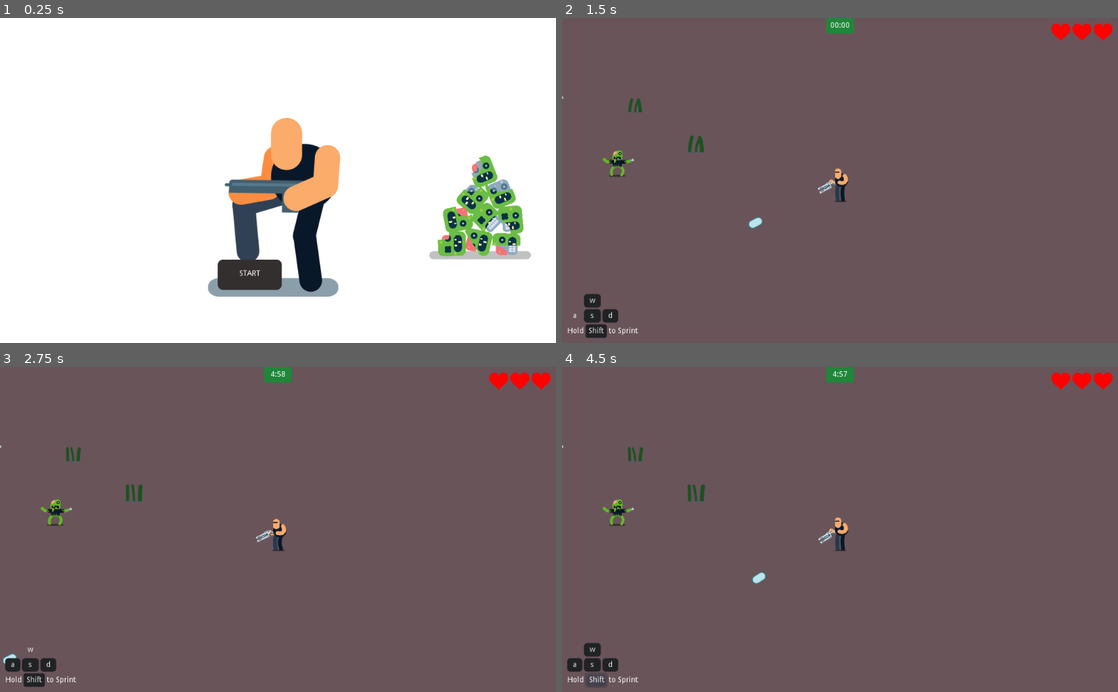
Above: before the commit, frames 1-4 (two rows, left to right).
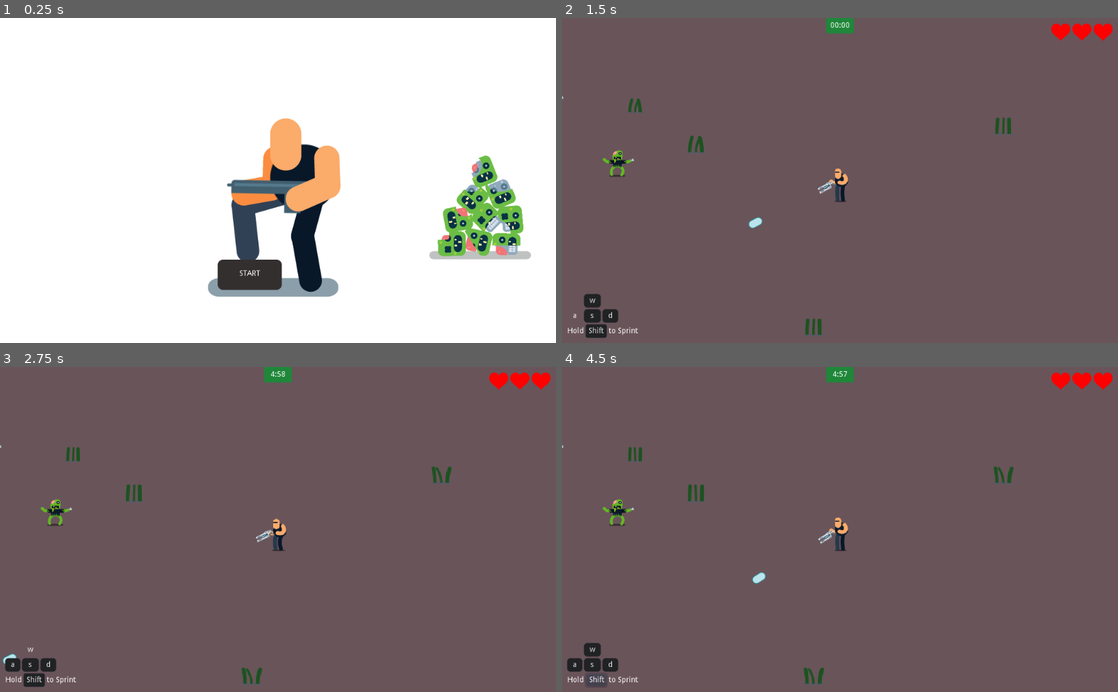
Above: after the commit, the same moments.

Repository: zaksnet/GameDev.tv-Jam
Game: Godot game, scene res://Game.tscn
Two runs of this game, one before a commit and one after it. Both use one fixed random seed, a clock stepped at 60 frames per second and the inputs below. Sound files missing from this copy of the repository are replaced by a short silence.
Inputs:
- Up to frame 1 (0.25 s): no input
- Up to frame 2 (1.5 s): click "START" at 0.5 s; click "a" at 1.25 s
- Up to frame 3 (2.75 s): click "w" at 2 s
- Up to frame 4 (4.5 s): click "s" at 2.75 s; click "d" at 3.5 s; click "Shift" at 4.25 s

The runs differ from the first frame. In frame 1, 0.8% of the frame differs, in the area x 40-62%, y 30-84%; in frame 2, 0.2%; in frame 3, 0.3%; in frame 4, 0.3%.

Commit message:
Added blood splat!

Diff:
--- a/Game.tscn
+++ b/Game.tscn
@@ -43,14 +43,6 @@
 [ext_resource path="res://Assets/MenuScreen/Character/Character_00004.png" type="Texture" id=41]
 [ext_resource path="res://Game.gd" type="Script" id=42]
 
-[sub_resource type="SpriteFrames" id=1]
-animations = [ {
-"frames": [ ExtResource( 9 ), ExtResource( 37 ), ExtResource( 26 ), ExtResource( 17 ), ExtResource( 41 ), ExtResource( 12 ), ExtResource( 14 ), ExtResource( 8 ), ExtResource( 15 ), ExtResource( 16 ), ExtResource( 31 ), ExtResource( 13 ), ExtResource( 36 ), ExtResource( 25 ), ExtResource( 20 ), ExtResource( 4 ), ExtResource( 28 ), ExtResource( 34 ), ExtResource( 27 ), ExtResource( 7 ), ExtResource( 3 ), ExtResource( 10 ), ExtResource( 19 ), ExtResource( 35 ), ExtResource( 2 ), ExtResource( 5 ), ExtResource( 1 ), ExtResource( 6 ), ExtResource( 11 ), ExtResource( 39 ) ],
-"loop": true,
-"name": "default",
-"speed": 25.0
-} ]
-
 [sub_resource type="StyleBoxEmpty" id=2]
 
 [sub_resource type="StyleBoxEmpty" id=3]
@@ -60,6 +52,14 @@
 [sub_resource type="StyleBoxEmpty" id=5]
 
 [sub_resource type="StyleBoxEmpty" id=6]
+
+[sub_resource type="SpriteFrames" id=1]
+animations = [ {
+"frames": [ ExtResource( 9 ), ExtResource( 37 ), ExtResource( 26 ), ExtResource( 17 ), ExtResource( 41 ), ExtResource( 12 ), ExtResource( 14 ), ExtResource( 8 ), ExtResource( 15 ), ExtResource( 16 ), ExtResource( 31 ), ExtResource( 13 ), ExtResource( 36 ), ExtResource( 25 ), ExtResource( 20 ), ExtResource( 4 ), ExtResource( 28 ), ExtResource( 34 ), ExtResource( 27 ), ExtResource( 7 ), ExtResource( 3 ), ExtResource( 10 ), ExtResource( 19 ), ExtResource( 35 ), ExtResource( 2 ), ExtResource( 5 ), ExtResource( 1 ), ExtResource( 6 ), ExtResource( 11 ), ExtResource( 39 ) ],
+"loop": true,
+"name": "default",
+"speed": 25.0
+} ]
 
 [sub_resource type="StyleBoxFlat" id=7]
 bg_color = Color( 0.537255, 0.545098, 0.54902, 0.537255 )
@@ -76,16 +76,6 @@
 anchor_bottom = 1.0
 __meta__ = {
 "_edit_use_anchors_": false
-}
-
-[node name="AnimatedSprite" type="AnimatedSprite" parent="."]
-position = Vector2( 519.992, 303.186 )
-frames = SubResource( 1 )
-frame = 29
-playing = true
-__meta__ = {
-"_edit_group_": true,
-"_edit_lock_": true
 }
 
 [node name="CanvasLayer" type="CanvasLayer" parent="."]
@@ -130,7 +120,19 @@
 [node name="MusicLoop" type="AudioStreamPlayer" parent="."]
 stream = ExtResource( 38 )
 
-[node name="Panel" type="Panel" parent="."]
+[node name="Node2D" type="Node2D" parent="."]
+
+[node name="AnimatedSprite" type="AnimatedSprite" parent="Node2D"]
+position = Vector2( 519.992, 303.186 )
+frames = SubResource( 1 )
+frame = 4
+playing = true
+__meta__ = {
+"_edit_group_": true,
+"_edit_lock_": true
+}
+
+[node name="Panel" type="Panel" parent="Node2D"]
 margin_left = 790.772
 margin_top = 430.711
 margin_right = 977.772
@@ -140,49 +142,49 @@
 "_edit_use_anchors_": false
 }
 
-[node name="Heads" type="Node2D" parent="."]
+[node name="Heads" type="Node2D" parent="Node2D"]
 position = Vector2( 888.42, 283.887 )
 rotation = -0.385999
 scale = Vector2( 0.385004, 0.385004 )
 
-[node name="Asset 43" type="Sprite" parent="Heads"]
+[node name="Asset 43" type="Sprite" parent="Node2D/Heads"]
 texture = ExtResource( 24 )
 
-[node name="Asset 44" type="Sprite" parent="Heads"]
+[node name="Asset 44" type="Sprite" parent="Node2D/Heads"]
 position = Vector2( 43.0967, 126.621 )
 texture = ExtResource( 22 )
 
-[node name="Asset 45" type="Sprite" parent="Heads"]
+[node name="Asset 45" type="Sprite" parent="Node2D/Heads"]
 position = Vector2( -90.7943, 98.954 )
 rotation = 1.11901
 texture = ExtResource( 33 )
 
-[node name="Asset 46" type="Sprite" parent="Heads"]
+[node name="Asset 46" type="Sprite" parent="Node2D/Heads"]
 position = Vector2( 38.3046, 264.955 )
 rotation = 0.298725
 texture = ExtResource( 30 )
 
-[node name="Asset 47" type="Sprite" parent="Heads"]
+[node name="Asset 47" type="Sprite" parent="Node2D/Heads"]
 position = Vector2( -62.8311, 215.528 )
 rotation = -0.397956
 texture = ExtResource( 32 )
 
-[node name="Asset 48" type="Sprite" parent="Heads"]
+[node name="Asset 48" type="Sprite" parent="Node2D/Heads"]
 position = Vector2( -193.682, 164.065 )
 rotation = 1.76807
 texture = ExtResource( 18 )
 
-[node name="Asset 49" type="Sprite" parent="Heads"]
+[node name="Asset 49" type="Sprite" parent="Node2D/Heads"]
 position = Vector2( -25.676, 367.014 )
 rotation = -1.16943
 texture = ExtResource( 29 )
 
-[node name="Asset 50" type="Sprite" parent="Heads"]
+[node name="Asset 50" type="Sprite" parent="Node2D/Heads"]
 position = Vector2( -149.751, 302.38 )
 rotation = -0.963921
 texture = ExtResource( 23 )
 
-[node name="Asset 51" type="Sprite" parent="Heads"]
+[node name="Asset 51" type="Sprite" parent="Node2D/Heads"]
 position = Vector2( -265.212, 265.252 )
 rotation = -1.20264
 texture = ExtResource( 21 )
--- /dev/null
+++ b/Grass/Grass.tscn
@@ -0,0 +1,47 @@
+[gd_scene load_steps=32 format=2]
+
+[ext_resource path="res://Assets/Grass/Grass/Grass_00022.png" type="Texture" id=1]
+[ext_resource path="res://Assets/Grass/Grass/Grass_00026.png" type="Texture" id=2]
+[ext_resource path="res://Assets/Grass/Grass/Grass_00014.png" type="Texture" id=3]
+[ext_resource path="res://Assets/Grass/Grass/Grass_00000.png" type="Texture" id=4]
+[ext_resource path="res://Assets/Grass/Grass/Grass_00025.png" type="Texture" id=5]
+[ext_resource path="res://Assets/Grass/Grass/Grass_00023.png" type="Texture" id=6]
+[ext_resource path="res://Assets/Grass/Grass/Grass_00028.png" type="Texture" id=7]
+[ext_resource path="res://Assets/Grass/Grass/Grass_00024.png" type="Texture" id=8]
+[ext_resource path="res://Assets/Grass/Grass/Grass_00021.png" type="Texture" id=9]
+[ext_resource path="res://Assets/Grass/Grass/Grass_00027.png" type="Texture" id=10]
+[ext_resource path="res://Assets/Grass/Grass/Grass_00020.png" type="Texture" id=11]
+[ext_resource path="res://Assets/Grass/Grass/Grass_00029.png" type="Texture" id=12]
+[ext_resource path="res://Assets/Grass/Grass/Grass_00004.png" type="Texture" id=13]
+[ext_resource path="res://Assets/Grass/Grass/Grass_00001.png" type="Texture" id=14]
+[ext_resource path="res://Assets/Grass/Grass/Grass_00012.png" type="Texture" id=15]
+[ext_resource path="res://Assets/Grass/Grass/Grass_00010.png" type="Texture" id=16]
+[ext_resource path="res://Assets/Grass/Grass/Grass_00013.png" type="Texture" id=17]
+[ext_resource path="res://Assets/Grass/Grass/Grass_00003.png" type="Texture" id=18]
+[ext_resource path="res://Assets/Grass/Grass/Grass_00017.png" type="Texture" id=19]
+[ext_resource path="res://Assets/Grass/Grass/Grass_00019.png" type="Texture" id=20]
+[ext_resource path="res://Assets/Grass/Grass/Grass_00008.png" type="Texture" id=21]
+[ext_resource path="res://Assets/Grass/Grass/Grass_00016.png" type="Texture" id=22]
+[ext_resource path="res://Assets/Grass/Grass/Grass_00007.png" type="Texture" id=23]
+[ext_resource path="res://Assets/Grass/Grass/Grass_00015.png" type="Texture" id=24]
+[ext_resource path="res://Assets/Grass/Grass/Grass_00006.png" type="Texture" id=25]
+[ext_resource path="res://Assets/Grass/Grass/Grass_00009.png" type="Texture" id=26]
+[ext_resource path="res://Assets/Grass/Grass/Grass_00002.png" type="Texture" id=27]
+[ext_resource path="res://Assets/Grass/Grass/Grass_00005.png" type="Texture" id=28]
+[ext_resource path="res://Assets/Grass/Grass/Grass_00018.png" type="Texture" id=29]
+[ext_resource path="res://Assets/Grass/Grass/Grass_00011.png" type="Texture" id=30]
+
+[sub_resource type="SpriteFrames" id=1]
+animations = [ {
+"frames": [ ExtResource( 4 ), ExtResource( 14 ), ExtResource( 27 ), ExtResource( 18 ), ExtResource( 13 ), ExtResource( 28 ), ExtResource( 25 ), ExtResource( 23 ), ExtResource( 21 ), ExtResource( 26 ), ExtResource( 16 ), ExtResource( 30 ), ExtResource( 15 ), ExtResource( 17 ), ExtResource( 3 ), ExtResource( 24 ), ExtResource( 22 ), ExtResource( 19 ), ExtResource( 29 ), ExtResource( 20 ), ExtResource( 11 ), ExtResource( 9 ), ExtResource( 1 ), ExtResource( 6 ), ExtResource( 8 ), ExtResource( 5 ), ExtResource( 2 ), ExtResource( 10 ), ExtResource( 7 ), ExtResource( 12 ) ],
+"loop": true,
+"name": "default",
+"speed": 17.0
+} ]
+
+[node name="Grass" type="AnimatedSprite"]
+position = Vector2( 271, 258 )
+scale = Vector2( 0.3, 0.3 )
+frames = SubResource( 1 )
+frame = 8
+playing = true
--- a/Level1.gd
+++ b/Level1.gd
@@ -1,5 +1,6 @@
 extends Node
 onready var zombie = preload("res://Zombie/Enemy.tscn")
+onready var grass = preload("res://Grass/Grass.tscn")
 var game_over_time: float = 300
 
 func _ready():
@@ -9,7 +10,20 @@
 
 	$UI/GameOverScreen.visible = false
 	reset_hearts()
+	generate_grass()
 	$StageMusic.play()
+
+func generate_grass():
+	# Generates random grass
+	var map_range = Vector2(10000, -10000)
+
+	for x in 2000:
+		var inst = grass.instance()
+		randomize()
+		var rnd = rand_range(map_range.x, map_range.y)
+		inst.position.x = rand_range(map_range.x, map_range.y)
+		inst.position.y = rand_range(map_range.x, map_range.y)
+		$YSort.add_child(inst)
 
 func win():
 	$UI/GameOverScreen/HBoxContainer/GameOverLabel.text = "To be continued..."
--- a/Level1.tscn
+++ b/Level1.tscn
@@ -122,11 +122,12 @@
 [ext_resource path="res://Assets/Boss/00 - Stage - game over loop.ogg" type="AudioStream" id=120]
 [ext_resource path="res://Tiles/Fence.tscn" type="PackedScene" id=121]
 [ext_resource path="res://Assets/Herb.svg" type="Texture" id=122]
-
-[sub_resource type="RectangleShape2D" id=1]
+[ext_resource path="res://Grass/Grass.tscn" type="PackedScene" id=123]
+
+[sub_resource type="RectangleShape2D" id=2]
 extents = Vector2( 7, 10 )
 
-[sub_resource type="SpriteFrames" id=2]
+[sub_resource type="SpriteFrames" id=1]
 animations = [ {
 "frames": [ ExtResource( 15 ), ExtResource( 17 ), ExtResource( 24 ), ExtResource( 22 ), ExtResource( 30 ), ExtResource( …(458 unchanged characters)…
 "loop": true,
@@ -136,11 +137,6 @@
 
 [sub_resource type="SpriteFrames" id=3]
 animations = [ {
-"frames": [ ExtResource( 81 ), ExtResource( 85 ), ExtResource( 86 ), ExtResource( 82 ), ExtResource( 83 ), ExtResource( 84 ), ExtResource( 87 ), ExtResource( 91 ), ExtResource( 92 ), ExtResource( 89 ), ExtResource( 93 ), ExtResource( 88 ), ExtResource( 90 ), ExtResource( 80 ), ExtResource( 105 ), ExtResource( 96 ), ExtResource( 104 ), ExtResource( 97 ), ExtResource( 95 ), ExtResource( 107 ), ExtResource( 106 ), ExtResource( 108 ), ExtResource( 100 ), ExtResource( 98 ), ExtResource( 109 ), ExtResource( 110 ), ExtResource( 101 ), ExtResource( 99 ), ExtResource( 102 ), ExtResource( 103 ), ExtResource( 111 ), ExtResource( 112 ), ExtResource( 94 ), ExtResource( 71 ), ExtResource( 77 ), ExtResource( 76 ), ExtResource( 74 ), ExtResource( 75 ), ExtResource( 78 ), ExtResource( 73 ), ExtResource( 72 ), ExtResource( 79 ) ],
-"loop": true,
-"name": "WakeUp",
-"speed": 15.0
-}, {
 "frames": [ ExtResource( 69 ), ExtResource( 64 ), ExtResource( 65 ), ExtResource( 66 ), ExtResource( 67 ), ExtResource( …(274 unchanged characters)…
 "loop": true,
 "name": "Attack",
@@ -150,6 +146,11 @@
 "loop": true,
 "name": "Idle",
 "speed": 10.0
+}, {
+"frames": [ ExtResource( 81 ), ExtResource( 85 ), ExtResource( 86 ), ExtResource( 82 ), ExtResource( 83 ), ExtResource( 84 ), ExtResource( 87 ), ExtResource( 91 ), ExtResource( 92 ), ExtResource( 89 ), ExtResource( 93 ), ExtResource( 88 ), ExtResource( 90 ), ExtResource( 80 ), ExtResource( 105 ), ExtResource( 96 ), ExtResource( 104 ), ExtResource( 97 ), ExtResource( 95 ), ExtResource( 107 ), ExtResource( 106 ), ExtResource( 108 ), ExtResource( 100 ), ExtResource( 98 ), ExtResource( 109 ), ExtResource( 110 ), ExtResource( 101 ), ExtResource( 99 ), ExtResource( 102 ), ExtResource( 103 ), ExtResource( 111 ), ExtResource( 112 ), ExtResource( 94 ), ExtResource( 71 ), ExtResource( 77 ), ExtResource( 76 ), ExtResource( 74 ), ExtResource( 75 ), ExtResource( 78 ), ExtResource( 73 ), ExtResource( 72 ), ExtResource( 79 ) ],
+"loop": true,
+"name": "WakeUp",
+"speed": 15.0
 }, {
 "frames": [ ExtResource( 81 ) ],
 "loop": true,
@@ -271,25 +272,21 @@
 
 [node name="YSort" type="YSort" parent="."]
 
-[node name="Grass" type="AnimatedSprite" parent="YSort"]
-position = Vector2( 271, 258 )
-scale = Vector2( 0.3, 0.3 )
-frames = SubResource( 2 )
-frame = 14
-playing = true
+[node name="Grass" parent="YSort" instance=ExtResource( 123 )]
+frame = 16
 
 [node name="Grass2" type="AnimatedSprite" parent="YSort"]
 position = Vector2( -172, 189 )
 scale = Vector2( 0.2, 0.2 )
-frames = SubResource( 2 )
-frame = 14
+frames = SubResource( 1 )
+frame = 17
 playing = true
 
 [node name="Grass3" type="AnimatedSprite" parent="YSort"]
 position = Vector2( 159, 187 )
 scale = Vector2( 0.25, 0.25 )
-frames = SubResource( 2 )
-frame = 13
+frames = SubResource( 1 )
+frame = 16
 playing = true
 
 [node name="Player" parent="." instance=ExtResource( 1 )]
@@ -356,7 +353,7 @@
 [node name="AnimatedSprite" type="AnimatedSprite" parent="Boss"]
 frames = SubResource( 3 )
 animation = "WakeUp"
-frame = 31
+frame = 14
 playing = true
 
 [node name="CollisionPolygon2D" type="CollisionPolygon2D" parent="Boss"]
@@ -371,6 +368,7 @@
 
 [node name="FSM" type="Node" parent="Boss"]
 script = ExtResource( 49 )
+active = true
 initial_state = "Sleeping"
 target = NodePath("..")
 
--- /dev/null
+++ b/Zombie/BloodSplat.gd
@@ -0,0 +1,14 @@
+extends CPUParticles2D
+
+var rot
+
+func _ready():
+
+	if abs(rot) > 2:
+		direction = Vector2(-1, 0)
+	emitting = true
+
+
+func _process(delta):
+	if emitting == false:
+		queue_free()
--- /dev/null
+++ b/Zombie/BloodSplat.tscn
@@ -0,0 +1,23 @@
+[gd_scene load_steps=2 format=2]
+
+[ext_resource path="res://Zombie/BloodSplat.gd" type="Script" id=1]
+
+[node name="BloodSplat" type="CPUParticles2D"]
+position = Vector2( -3.15466, -0.996155 )
+emitting = false
+amount = 21
+lifetime = 2.0
+one_shot = true
+explosiveness = 1.0
+randomness = 1.0
+emission_shape = 1
+emission_sphere_radius = 21.64
+gravity = Vector2( 0, 90 )
+initial_velocity = 150.53
+initial_velocity_random = 1.0
+scale_amount = 5.0
+scale_amount_random = 1.0
+color = Color( 0.866667, 0.105882, 0.105882, 1 )
+hue_variation = 0.04
+hue_variation_random = 1.0
+script = ExtResource( 1 )
--- a/Zombie/Enemy.gd
+++ b/Zombie/Enemy.gd
@@ -11,6 +11,7 @@
 var speed = 200
 
 onready var playerNode = get_node("/root/Level1/Player")
+onready var bloodSplat = preload("res://Zombie/BloodSplat.tscn")
 
 var velocity = Vector2()
 
@@ -67,6 +68,10 @@
 
 func push_back(rot):
 	#look_at(playerNode.position)
+	var inst = bloodSplat.instance()
+	inst.global_position = global_position
+	inst.rot = rot
+	get_tree().get_root().add_child(inst)
 
 	velocity = Vector2(1000,  0).rotated(rot)
 	velocity = move_and_slide(velocity)
--- a/Zombie/Enemy.tscn
+++ b/Zombie/Enemy.tscn
@@ -24,14 +24,14 @@
 
 [sub_resource type="SpriteFrames" id=1]
 animations = [ {
+"frames": [ ExtResource( 18 ), ExtResource( 16 ), ExtResource( 9 ), ExtResource( 10 ), ExtResource( 17 ), ExtResource( 12 ), ExtResource( 11 ), ExtResource( 13 ) ],
+"loop": true,
+"name": "Idle",
+"speed": 8.0
+}, {
 "frames": [ ExtResource( 14 ), ExtResource( 15 ), ExtResource( 20 ), ExtResource( 21 ), ExtResource( 19 ), ExtResource( 7 ), ExtResource( 5 ), ExtResource( 8 ) ],
 "loop": true,
 "name": "Chase",
-"speed": 8.0
-}, {
-"frames": [ ExtResource( 18 ), ExtResource( 16 ), ExtResource( 9 ), ExtResource( 10 ), ExtResource( 17 ), ExtResource( 12 ), ExtResource( 11 ), ExtResource( 13 ) ],
-"loop": true,
-"name": "Idle",
 "speed": 8.0
 } ]
 
@@ -73,6 +73,7 @@
 
 [node name="FSM" type="Node" parent="."]
 script = ExtResource( 4 )
+active = true
 initial_state = "Idle"
 target = NodePath("..")
 
Not shown: 2 places in Level1.tscn that only renumber resources
